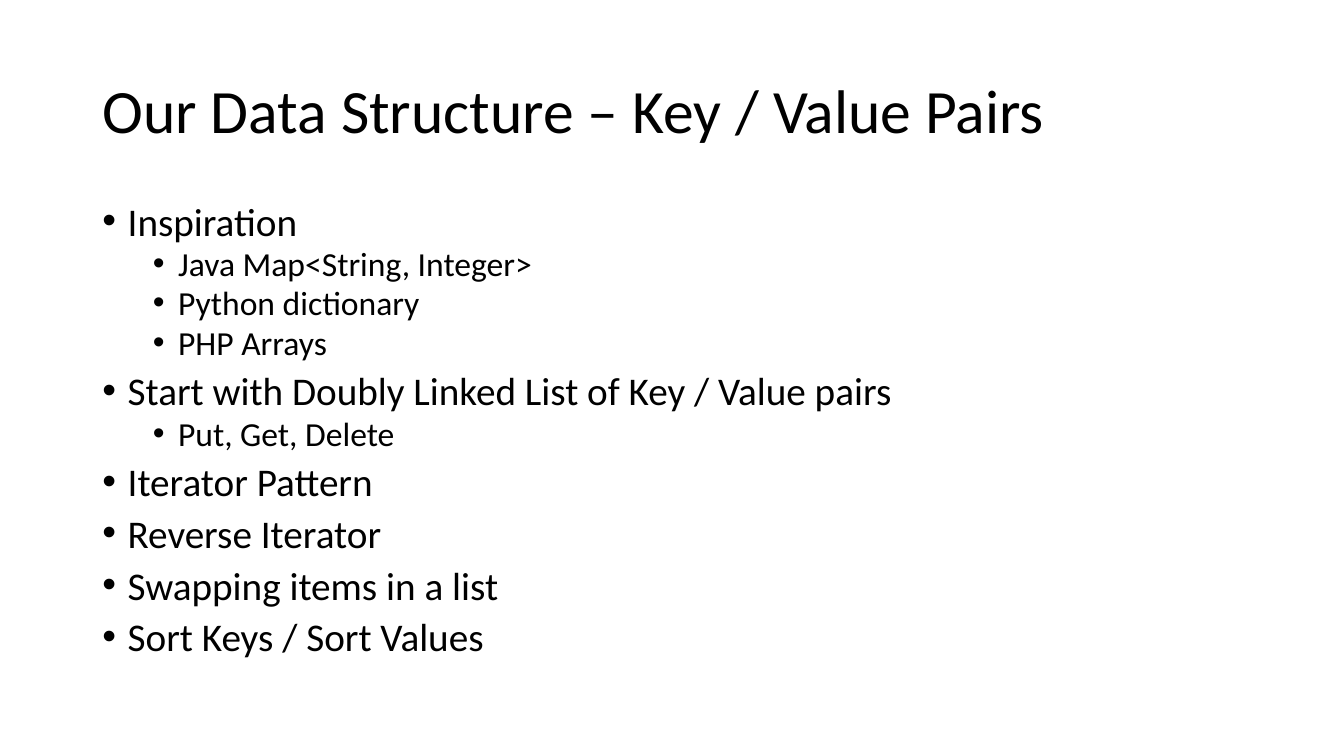
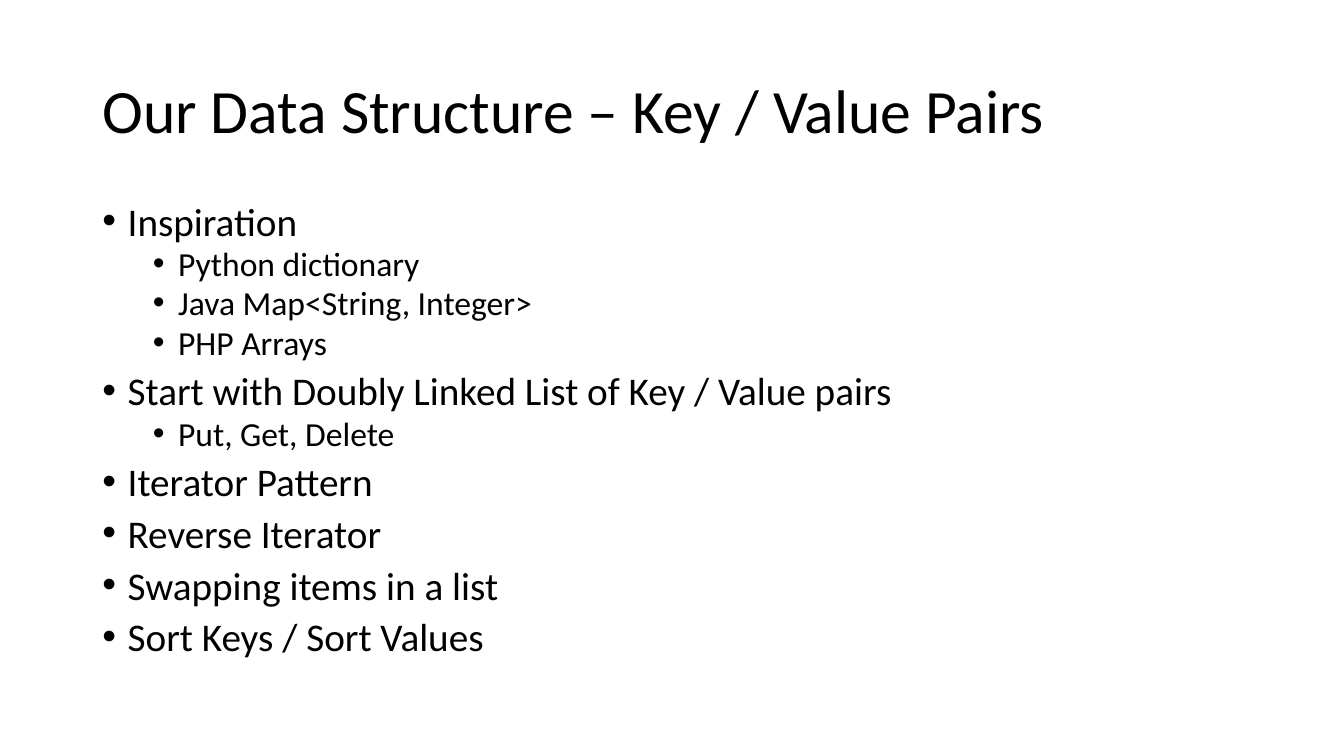
Before and after one commit to csev/cc4e, a slide deck: slide 2 of lectures/CC-04-Data-Structure.pptx. Drawn at 1344x756 pixels with LibreOffice and Linux fonts; fonts in the diff are those of the drawing. Boxes give left, top, right and bottom in pixels: in the first picture for what was removed or moved away, otherwise in the second. Text is boxed around its words. In the diff, an @@ line names an element or a change of style, - is before the commit and + after.

Commit message:
Updates

```diff
--- a/lectures/CC-04-Data-Structure.pptx
+++ b/lectures/CC-04-Data-Structure.pptx
@@ text at (x1=178, y1=252, x2=420, y2=282): paragraph added @@
+  • Python dictionary
@@ text at (x1=178, y1=291, x2=420, y2=321): paragraph removed @@
-  • Python dictionary
```
Also in this commit, not shown: 2 other slides changed, 14 slides added.
